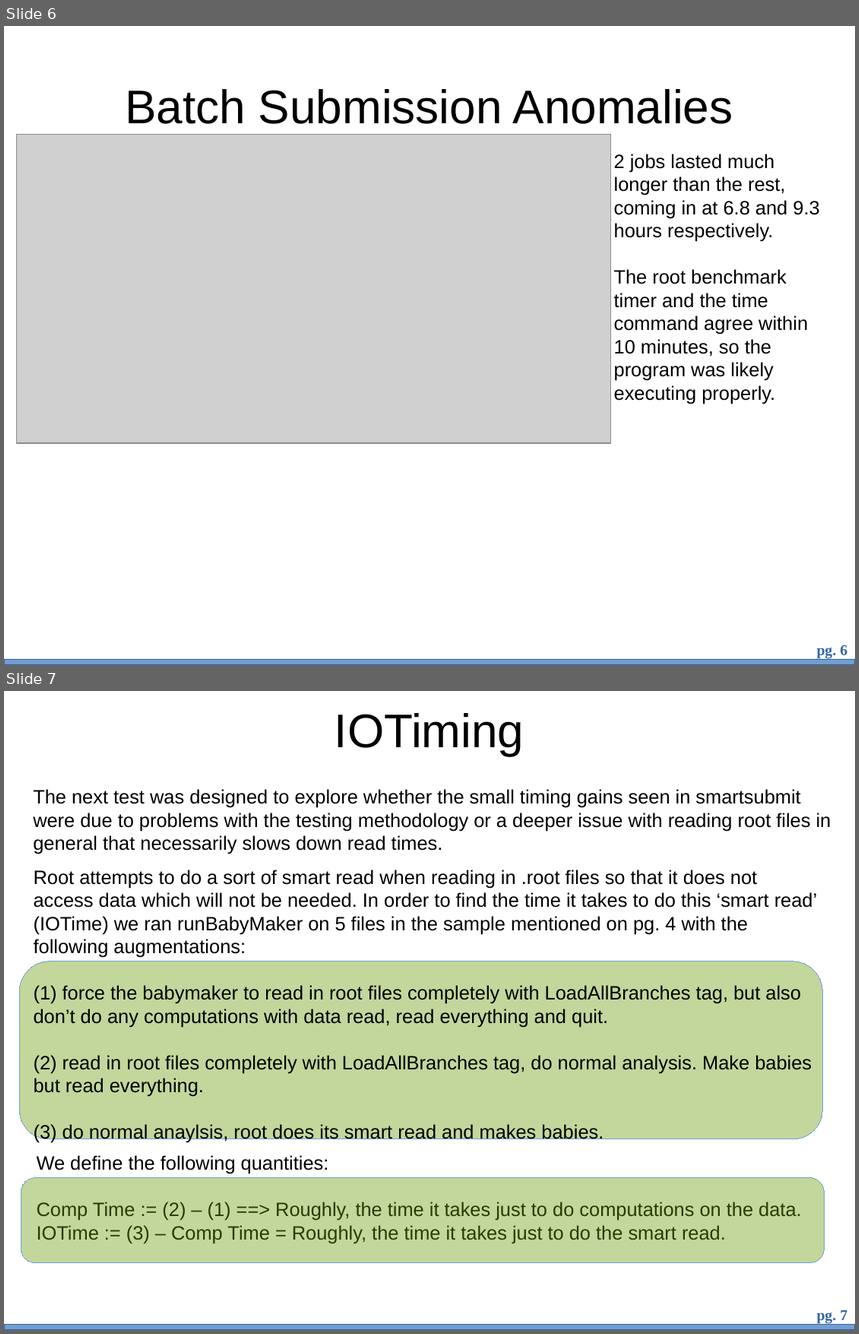
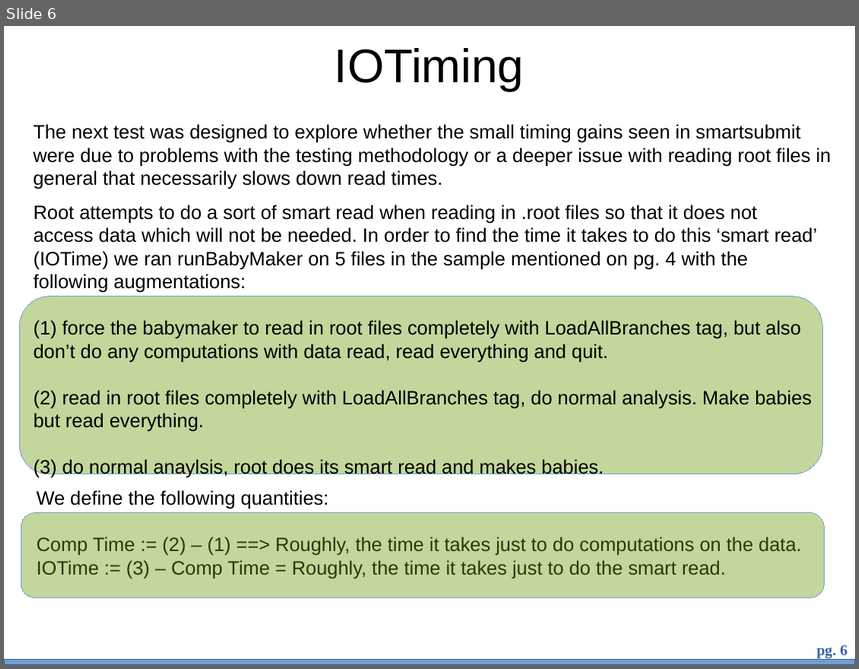
Before and after one commit to bth5032/smartsubmit, a slide deck: Presentations/benchmarking/bench.odp. Shown one above the other, each under a label of ours: slides 6 and 7 before the commit, slide 6 after it. The pictures are 859x1334 and 859x669 pixels, drawn with LibreOffice and Linux fonts; fonts in the diff are those of the drawing; grey boxes stand for pictures; background and template pictures are left out. Boxes give left, top, right and bottom in pixels: in the first picture for what was removed or moved away, otherwise in the second. Text is boxed around its words. In the diff, an @@ line names an element or a change of style, - is before the commit and + after.

```diff
--- a/Presentations/benchmarking/bench.odp
+++ b/Presentations/benchmarking/bench.odp
@@ slide 6 removed at (x1=4, y1=26, x2=855, y2=665), background #FFFFFF; not listed: 2 template elements that a slide beside it also shows @@
@@ title removed at (x1=125, y1=89, x2=734, y2=124) @@
-Batch Submission Anomalies
@@ picture removed at (x1=16, y1=134, x2=610, y2=443) @@
@@ text removed at (x1=614, y1=154, x2=819, y2=404) @@
-2 jobs lasted much longer than the rest, coming in at 6.8 and 9.3 hours respectively.
-The root benchmark timer and the time command agree within 10 minutes, so the program was likely executing properly.
@@ what was slide 7 is now slide 6 @@
@@ page number at (x1=817, y1=645, x2=848, y2=658): text changed @@
-pg. 7
+pg. 6
```
Also in this commit, not shown: 2 slides changed, 2 slides added, 3 other files.
